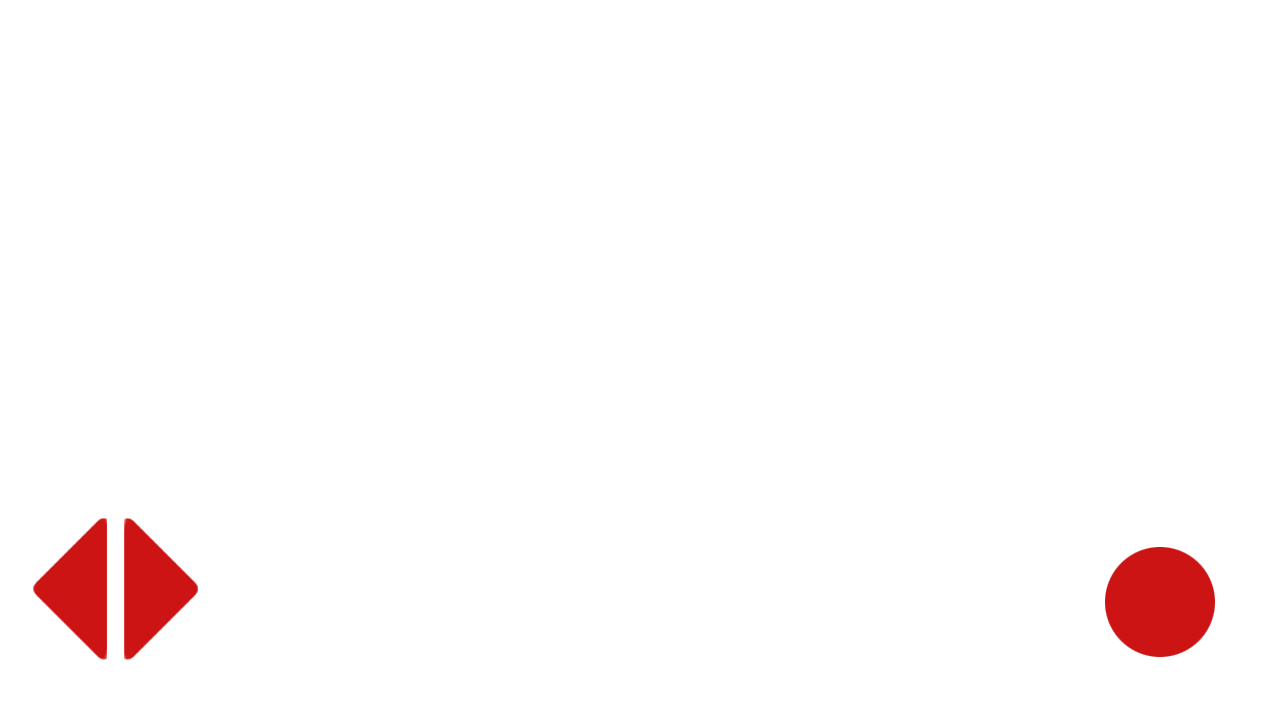
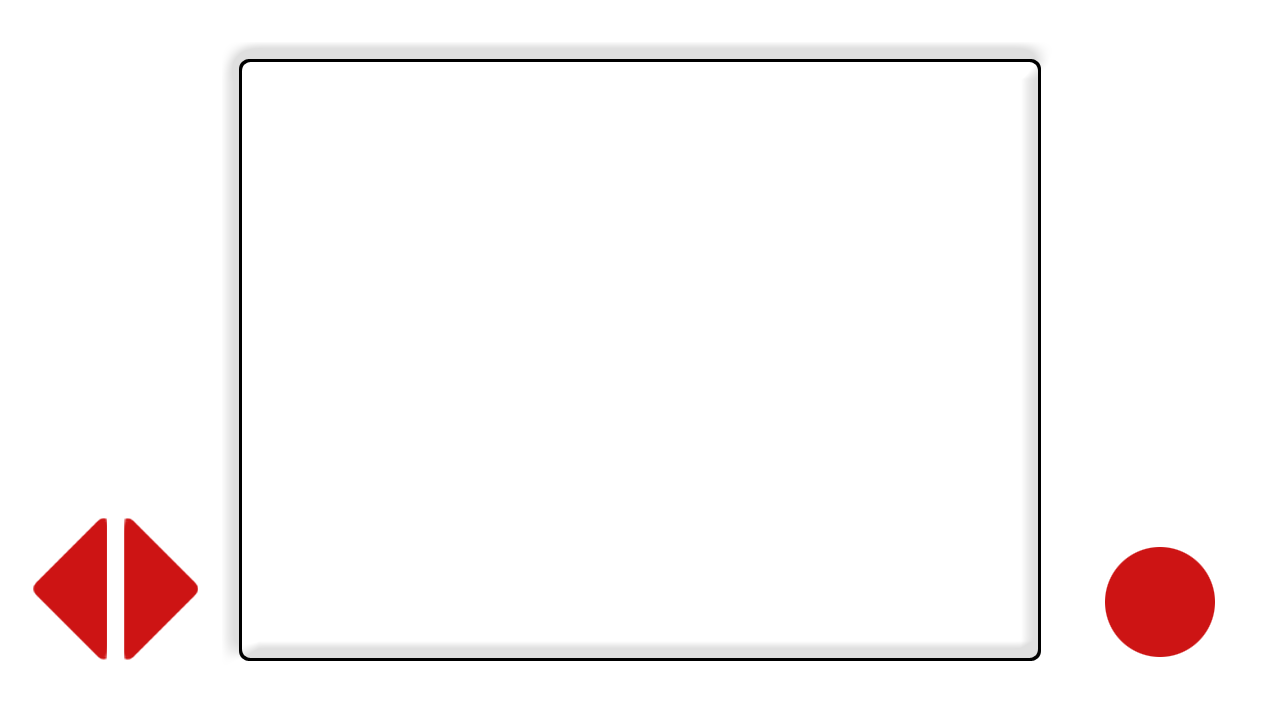
Revision of a layered 1280px x 720px image; what changed, layer by layer:
added group "buttons" with 3 layers above "Layer 3" over [222, 518, 1041, 660]
added layer "Layer 3" above "Layer 4" over [239, 59, 1041, 661]
added layer "Layer 4" (17%) above "Layer 1" over [240, 60, 1040, 660]
painted on "Layer 1" over [240, 60, 1040, 660]
